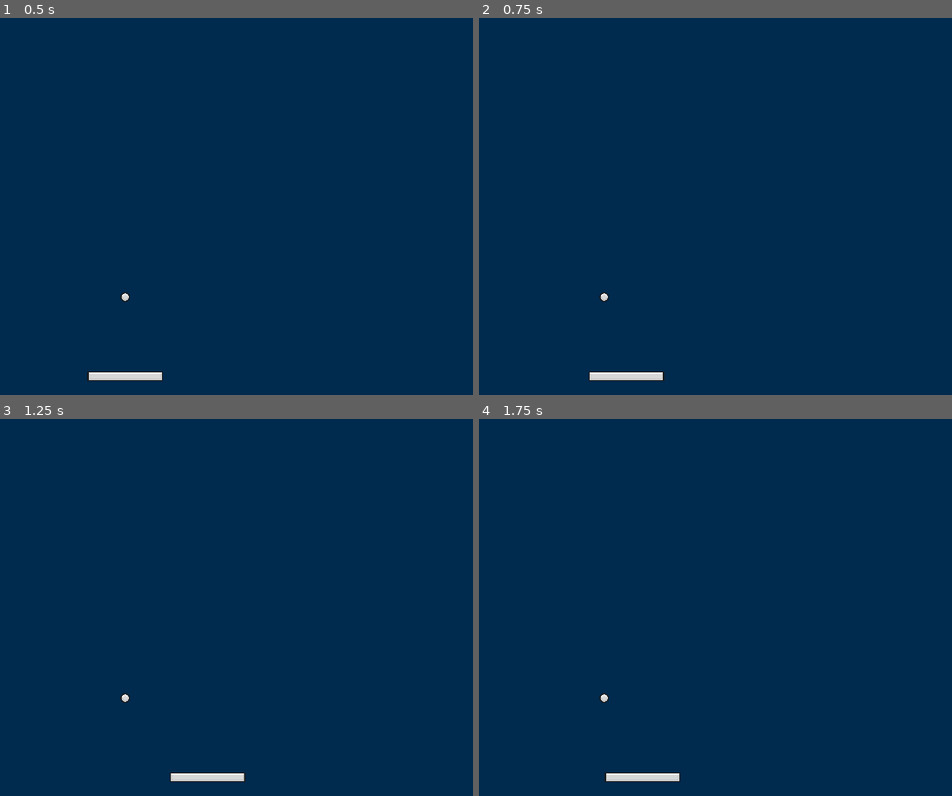
Above: before the commit, frames 1-4 (two rows, left to right).
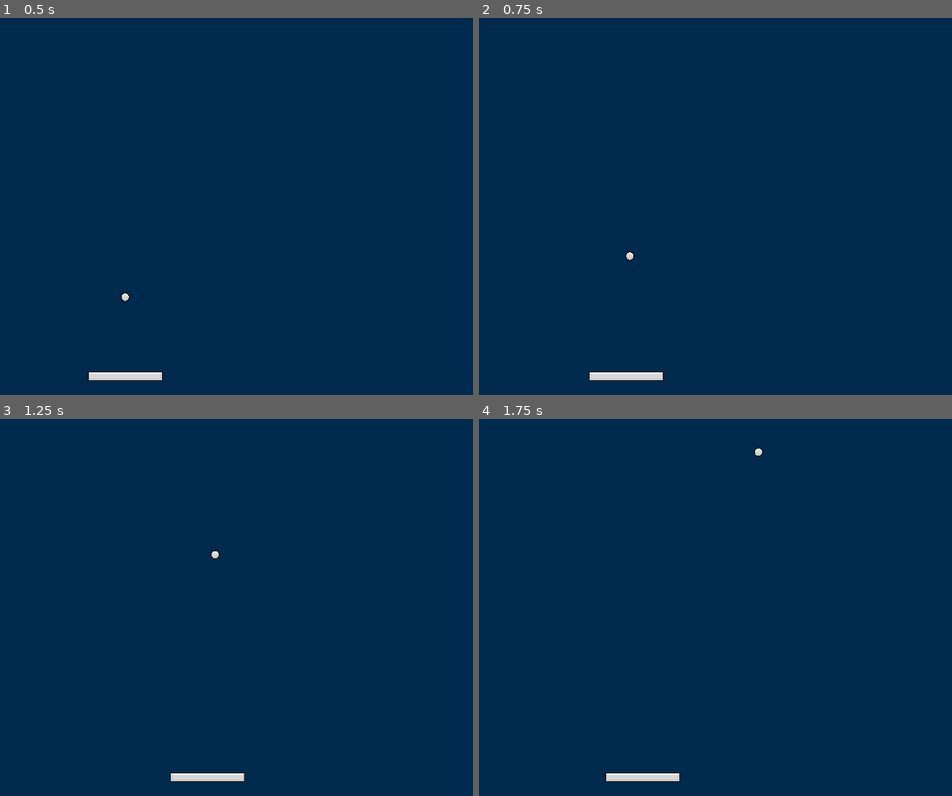
Above: after the commit, the same moments.

Repository: chloechen436/Brick-Breaker
Game: Godot game, scene res://Scenes/main.tscn
Two runs of this game, one before a commit and one after it. Both use one fixed random seed, a clock stepped at 60 frames per second and the inputs below.
Inputs:
- Up to frame 1 (0.5 s): no input
- Up to frame 2 (0.75 s): tap Enter at 0.5 s; hold Right (right) from 0.53 s (still down)
- Up to frame 3 (1.25 s): keep holding Right (right)
- Up to frame 4 (1.75 s): release Right (right) at 1.28 s; hold Left (left) from 1.28 s (still down)

Frame 1 is identical in both runs. In frame 2, less than 0.1% of the frame differs, in the area x 25-33%, y 61-76%; in frame 3, less than 0.1%; in frame 4, less than 0.1%.
Error before the commit: Invalid call. Nonexistent function 'start_ball' in base 'Nil'. (res://Scripts/paddle.gd:42)

Commit message:
copied files over

Diff:
--- a/Scenes/ball.tscn
+++ b/Scenes/ball.tscn
@@ -1,5 +1,6 @@
-[gd_scene load_steps=3 format=3 uid="uid://nm5xhn0385pn"]
+[gd_scene load_steps=4 format=3 uid="uid://nm5xhn0385pn"]
 
+[ext_resource type="Script" path="res://Scripts/ball.gd" id="1_nnpsm"]
 [ext_resource type="Texture2D" uid="uid://df44d0ldon5od" path="res://Assets/Ball.png" id="1_od60r"]
 
 [sub_resource type="CircleShape2D" id="CircleShape2D_07fxb"]
@@ -8,6 +9,7 @@
 [node name="Ball" type="CharacterBody2D"]
 scale = Vector2(0.25, 0.25)
 motion_mode = 1
+script = ExtResource("1_nnpsm")
 
 [node name="Sprite2D" type="Sprite2D" parent="."]
 texture = ExtResource("1_od60r")
--- a/Scripts/ball.gd
+++ b/Scripts/ball.gd
@@ -6,7 +6,6 @@
 
 @export var ball_speed = 20
 @export var lifes = 3
-@export var death_zone: DeathZone
 
 var speed_up_factor = 1.05
 
Not shown, changed: .DS_Store
